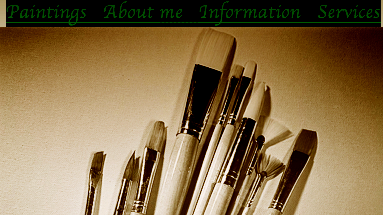
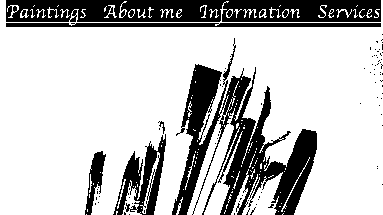
Layer changes from the first 383 x 215 image to the second:
pixels changed over [left=0, top=0, right=383, bottom=215] (layer not identified)
